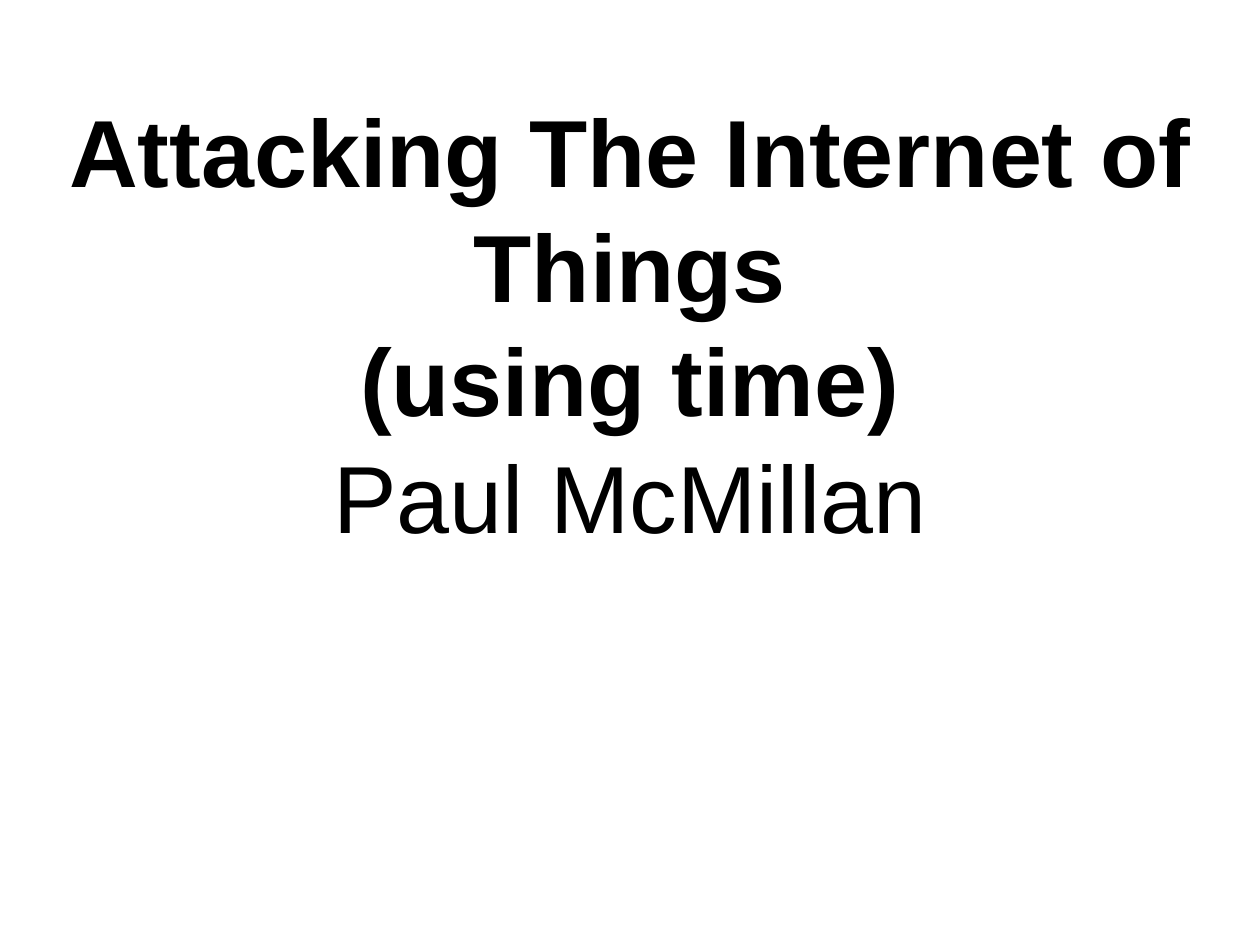
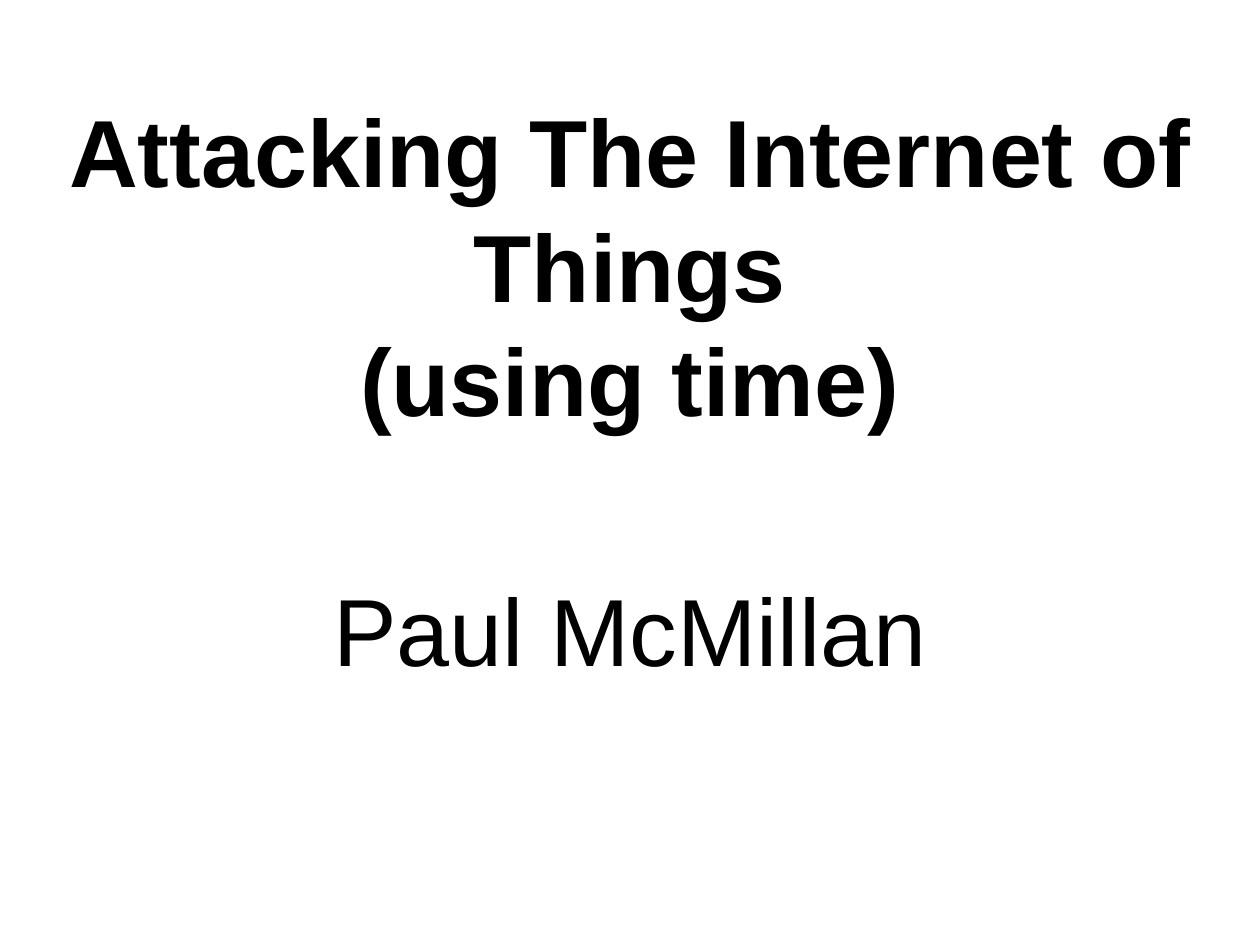
Before and after one commit to PaulMcMillan/2014_defcon_timing, a slide deck: slide 1 of preso/mcmillan_timing_attacks_2014_defcon.odp. Drawn at 1260x945 pixels with LibreOffice and Linux fonts; fonts in the diff are those of the drawing. Boxes give left, top, right and bottom in pixels: in the first picture for what was removed or moved away, otherwise in the second. Text is boxed around its words. In the diff, an @@ line names an element or a change of style, - is before the commit and + after.

```diff
--- a/preso/mcmillan_timing_attacks_2014_defcon.odp
+++ b/preso/mcmillan_timing_attacks_2014_defcon.odp
@@ subtitle "Paul McMillan": place and size @@
-subtitle "Paul McMillan" at <box>334,464,926,534</box>
+subtitle "Paul McMillan" at <box>334,597,926,667</box>
```
Also in this commit, not shown: 1 slide added, 1 slide removed, 11 other files.
